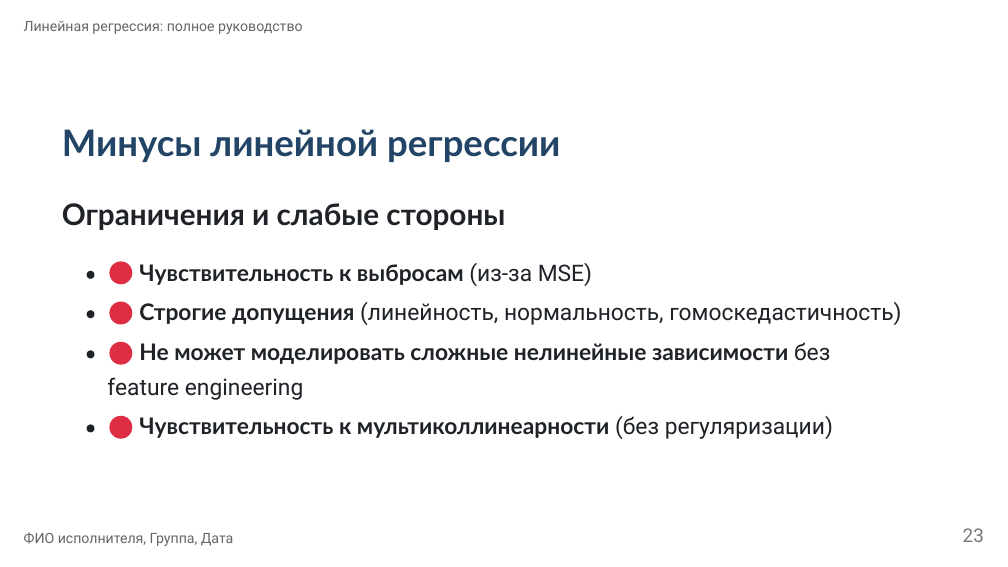
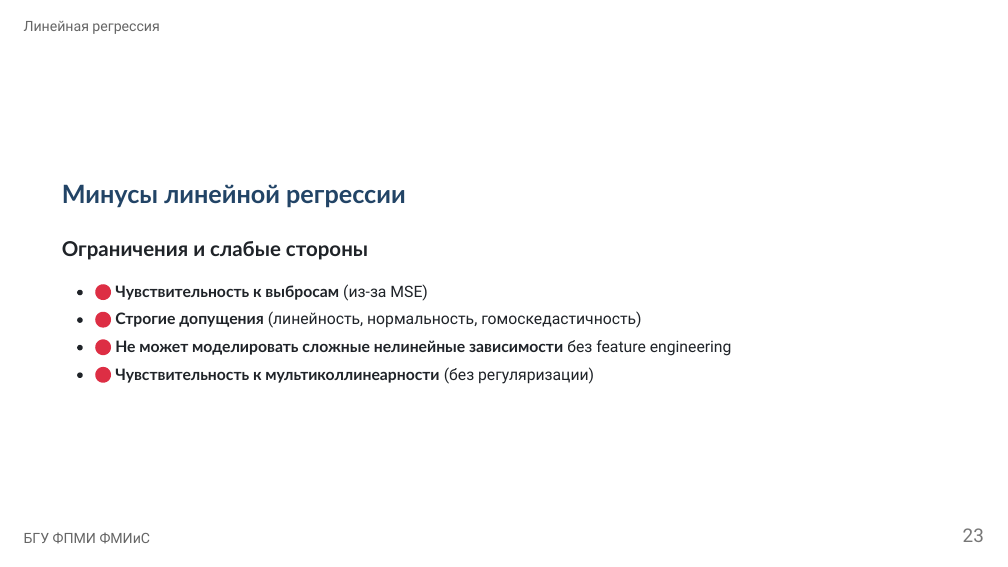
Before and after one commit to dsushko/bsu-famcs-ml-course, a slide deck: slide 23 of 5-linear-model.pptx. Drawn at 1008x567 pixels with LibreOffice and Linux fonts; fonts in the diff are those of the drawing. Boxes give left, top, right and bottom in pixels: in the first picture for what was removed or moved away, otherwise in the second. Text is boxed around its words. In the diff, an @@ line names an element or a change of style, - is before the commit and + after.

```diff
--- a/5-linear-model.pptx
+++ b/5-linear-model.pptx
@@ text at (24,21,159,34): text changed @@
-Линейная регрессия: полное руководство
+Линейная регрессия
@@ text "Минусы линейной регрессии": place and size @@
-text "Минусы линейной регрессии" at (62,129,560,162)
+text "Минусы линейной регрессии" at (62,184,406,207)
@@ text "Минусы линейной регрессии" at (62,184,406,207): size 34.8 to 24 pt @@
@@ text "Ограничения и слабые стороны": place and size @@
-text "Ограничения и слабые стороны" at (62,203,505,230)
+text "Ограничения и слабые стороны" at (62,241,368,260)
@@ text "Ограничения и слабые стороны" at (62,241,368,260): size 28.3 to 19.5 pt @@
@@ freeform shape: place and size @@
-freeform shape at (87,271,95,278)
+freeform shape at (77,290,82,295)
@@ freeform shape: place and size @@
-freeform shape at (110,262,132,284)
+freeform shape at (95,284,111,300)
@@ text "Чувствительность к выбросам (из-за MSE)": place and size @@
-text "Чувствительность к выбросам (из-за MSE)" at (139,263,592,286)
+text "Чувствительность к выбросам (из-за MSE)" at (115,284,428,301)
@@ freeform shape: place and size @@
-freeform shape at (87,310,95,318)
+freeform shape at (77,318,82,323)
@@ freeform shape: place and size @@
-freeform shape at (110,302,132,324)
+freeform shape at (95,312,111,327)
@@ text "Строгие допущения (линейность, нормальность, гомоскедастично ...": place and size @@
-text "Строгие допущения (линейность, нормальность, гомоскедастично ..." at (139,302,901,325)
+text "Строгие допущения (линейность, нормальность, гомоскедастично ..." at (115,311,641,328)
@@ freeform shape: place and size @@
-freeform shape at (87,351,95,358)
+freeform shape at (77,345,82,350)
@@ freeform shape: place and size @@
-freeform shape at (110,342,132,364)
+freeform shape at (95,340,111,355)
@@ text at (115,340,732,356): text changed; size 21.7 to 15 pt @@
-Не может моделировать сложные нелинейные зависимости без
+Не может моделировать сложные нелинейные зависимости без feature engineering
@@ freeform shape: place and size @@
-freeform shape at (87,424,95,432)
+freeform shape at (77,373,82,378)
@@ freeform shape: place and size @@
-freeform shape at (110,416,132,439)
+freeform shape at (95,367,111,383)
@@ text removed at (107,377,303,400) @@
-feature engineering
@@ size 21.7 to 15 pt in 3 elements at (115,311,641,328), (115,284,428,301), (115,367,594,384) @@
@@ text "Чувствительность к мультиколлинеарности (без регуляризации)": place and size @@
-text "Чувствительность к мультиколлинеарности (без регуляризации)" at (139,416,833,439)
+text "Чувствительность к мультиколлинеарности (без регуляризации)" at (115,367,594,384)
@@ text removed at (24,532,234,546) @@
-ФИО исполнителя, Группа, Дата
@@ text added at (24,532,151,544), 13.5 pt, text #666666 @@
+БГУ ФПМИ ФМИиС
```
Also in this commit, not shown: 28 other slides changed, 1 slide added, 1 slide removed, 30 other files.
